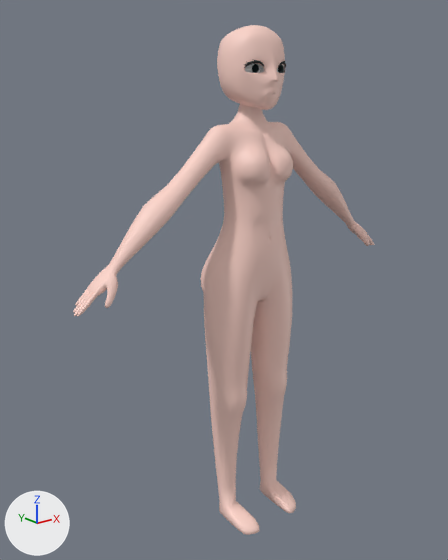
Renders of the Blender file Assets/Blend Files/Base 2.blend from each side of a commit.
Both versions are drawn from a camera (50 mm lens) standing at (-1.117, -1.269, 1.278) and looking at (-0.058, 0.054, 0.748). The lights are fixed; the arrows at lower left show +X, +Y and +Z.

The older version as bpy lines, for what is in view:
```python
me_cube = bpy.data.meshes.new('Cube')
me_cube.from_pydata(...)  # 3503 vertices, 3486 faces; spans x -0.542..0.542, y -0.125..0.111, z -0.001..1.247
me_cube.polygons.foreach_set('use_smooth', [True] * 3486)
me_cube.materials.append(mat_skin)  # beige #ffd6cb
me_cube_003 = bpy.data.meshes.new('Cube.003')
me_cube_003.from_pydata(...)  # 124 vertices, 122 faces; spans x 0.0228..0.0712, y -0.0649..-0.0397, z 1.3196..1.3394
me_cube_003.materials.append(mat_eyebrow)  # black #000000
me_mesh = bpy.data.meshes.new('Mesh')
me_mesh.from_pydata(...)  # 180 vertices, 162 faces; spans x 0.0..0.089, y -0.092..0.099, z 1.217..1.425
# faces by material slot: [127, 35]
me_mesh.materials.append(mat_skin)  # beige #ffd6cb
me_mesh.materials.append(mat_white)  # white #ffffff
me_plane = bpy.data.meshes.new('Plane')
me_plane.from_pydata(...)  # 25 vertices, 16 faces; spans x 0.0321..0.0536, y -0.0549..-0.0505, z 1.3071..1.3286
me_plane.polygons.foreach_set('use_smooth', [True] * 16)
me_plane.materials.append(mat_eyes)  # black #001112
ob_body = bpy.data.objects.new('Body', me_cube)
ob_body.location = (0.0, 0.0, 0.0)
ob_eyelashes = bpy.data.objects.new('Eyelashes', me_cube_003)
ob_eyelashes.location = (0.0, 0.0, 0.0)
_m = ob_eyelashes.modifiers.new('Mirror', 'MIRROR')
ob_head = bpy.data.objects.new('Head', me_mesh)
ob_head.location = (0.0, 0.0, 0.0)
_m = ob_head.modifiers.new('Mirror', 'MIRROR')
_m = ob_head.modifiers.new('Subdivision', 'SUBSURF')
ob_plane = bpy.data.objects.new('Plane', me_plane)
ob_plane.location = (0.0, 0.0, 0.0)
_m = ob_plane.modifiers.new('Mirror', 'MIRROR')
```
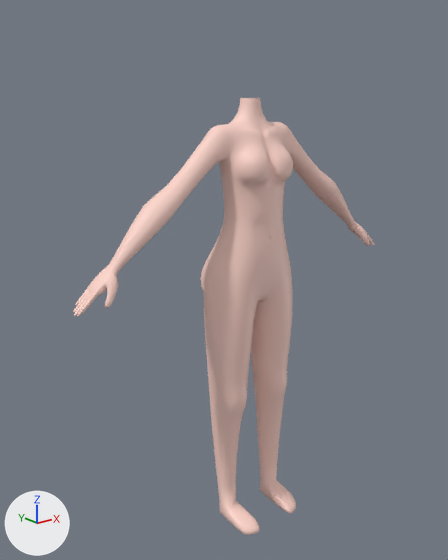
Commit message: removed head

What differs and where, as boxes (x1, y1, x2, y2) in the pictures (448 x 560 px):
```json
{"object": "Head", "change": "deleted", "before": [217, 25, 285, 110], "on screen": "beige", "faces in mat_skin (beige #ffd6cb)": [217, 25, 285, 110]}
{"object": "Plane", "change": "hidden", "before": [252, 64, 283, 73]}
{"object": "Eyelashes", "change": "hidden", "before": [244, 59, 286, 68]}
```

Edits to the scene script, one JSON object a line:
```json
{"op": "remove", "block": "ob_head", "code": ["ob_head = bpy.data.objects.new('Head', me_mesh)", "ob_head.location = (0.0, 0.0, 0.0)", "_m = ob_head.modifiers.new('Mirror', 'MIRROR')", "_m = ob_head.modifiers.new('Subdivision', 'SUBSURF')"]}
{"op": "add", "block": "ob_eyelashes", "code": "ob_eyelashes.hide_set(True)"}
{"op": "add", "block": "ob_plane", "code": "ob_plane.hide_set(True)"}
```
